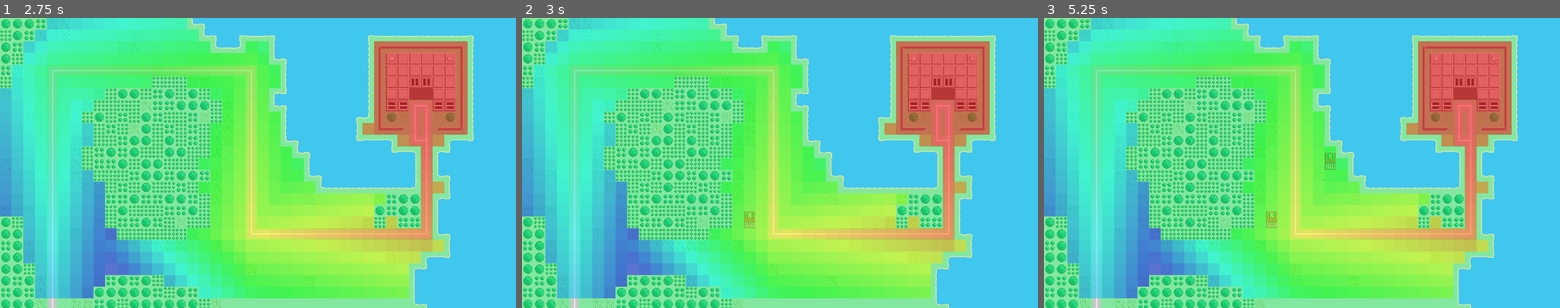
Above: before the commit, frames 1-3 (left to right).
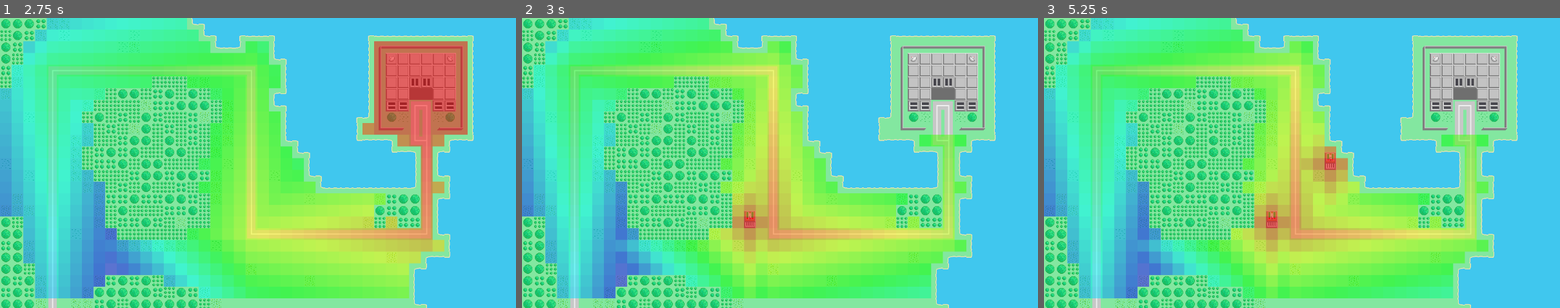
Above: after the commit, the same moments.

Repository: yoru-san/formation-ia-tower-defense
Game: Godot game, scene res://Main.tscn
Two runs of this game, one before a commit and one after it. Both use one fixed random seed, a clock stepped at 60 frames per second and the inputs below.
Inputs (mouse positions are in pixels of both pictures, inside the frame that each line leads up to):
- Up to frame 1 (2.75 s): tap Enter at 0.5, 2 s; move the mouse to (371, 148) at 0.52 s; click (371, 148) at 0.67 s; tap Space at 1.25 s; move the mouse to (154, 177) at 1.27 s; click (154, 177) at 1.42 s; move the mouse to (309, 99) at 2.02 s; click (309, 99) at 2.17 s
- Up to frame 2 (3 s): tap Space at 2.75 s; move the mouse to (754, 221) at 2.77 s; click (754, 221) at 2.92 s
- Up to frame 3 (5.25 s): tap Enter at 3.5 s; move the mouse to (1456, 206) at 3.52 s; click (1456, 206) at 3.67 s; tap Space at 4.25 s; move the mouse to (1147, 119) at 4.27 s; click (1147, 119) at 4.42 s; move the mouse to (1327, 163) at 5.02 s; click (1327, 163) at 5.17 s

Frame 1 is identical in both runs. In frame 2, 36% of the frame differs, in the area x 4-91%, y 0-97%; in frame 3, 36%.

Commit message:
entity lookup and dijkstra maps by tag

Diff:
--- a/Main.tscn
+++ b/Main.tscn
@@ -6,7 +6,6 @@
 [ext_resource path="res://WorldMap.gd" type="Script" id=4]
 [ext_resource path="res://shmup29x29.tres" type="TileSet" id=5]
 [ext_resource path="res://TileMapLookup.gd" type="Script" id=6]
-[ext_resource path="res://TileMapEntity.gd" type="Script" id=7]
 [ext_resource path="res://DebugDrawing.gd" type="Script" id=8]
 
 [node name="Main" type="Node2D"]
@@ -32,10 +31,7 @@
 }
 
 [node name="Base" parent="World" instance=ExtResource( 1 )]
-position = Vector2( 928, 58 )
-script = ExtResource( 7 )
-width = 8
-height = 8
+position = Vector2( 928, 64 )
 tag = "base"
 
 [node name="DebugDrawing" type="Node2D" parent="."]
--- a/TileMapEntity.gd
+++ b/TileMapEntity.gd
@@ -2,6 +2,6 @@
 class_name TileMapEntity
 
 # Declare member variables here. Examples:
-export (int) var width
-export (int) var height
+export (int) var width = 1
+export (int) var height = 1
 export (String) var tag
--- a/WorldMap.gd
+++ b/WorldMap.gd
@@ -6,13 +6,13 @@
 var tile_map
 var dijkstra = {}
 var graphs = {}
+var entity_lookups = {}
 
 func _ready():
 	for x in range(width):
 		entities.append([])
 		entities[x].resize(height)
 	tile_map = get_node("TileMap")
-	dijkstra['distance_to_base'] = DijkstraMap.new()
 	graphs['cost'] = []
 	for x in range(width):
 		graphs['cost'].append([])
@@ -43,14 +43,20 @@
 		for x in range(tilemap_entity.width):
 			for y in range(tilemap_entity.height):
 				entity_positions.append(Vector2(tile_pos.x + x, tile_pos.y + y))
+		if tilemap_entity.tag:
+			if !entity_lookups.has(tilemap_entity.tag): entity_lookups[tilemap_entity.tag] = []
+			if !dijkstra.has('distance_to_%s' % tilemap_entity.tag): dijkstra['distance_to_%s' % tilemap_entity.tag] = DijkstraMap.new()
+
 	else: entity_positions.append(tile_pos)
 	for pos in entity_positions:
 		entities[pos.x][pos.y] = entity
 		graphs['cost'][pos.x][pos.y] = null
+		if tilemap_entity && tilemap_entity.tag:
+			entity_lookups[tilemap_entity.tag].append(pos)
 
-	if (tilemap_entity && tilemap_entity.tag == 'base'):
-		dijkstra['distance_to_base'].calculate(entity_positions, graphs['cost'])
+	if tilemap_entity && tilemap_entity.tag:
+		dijkstra['distance_to_%s' % tilemap_entity.tag].calculate(entity_lookups[tilemap_entity.tag], graphs['cost'])
+		get_node("../DebugDrawing").dijkstra(dijkstra['distance_to_%s' % tilemap_entity.tag], tile_map.cell_size)
 
 	entity.position = Vector2(tile_pos.x * tile_map.cell_size.x, tile_pos.y * tile_map.cell_size.y)
 	entity.z_index = tile_pos.y
-	get_node("../DebugDrawing").dijkstra(dijkstra['distance_to_base'], tile_map.cell_size)
--- a/entities/Base.tscn
+++ b/entities/Base.tscn
@@ -1,8 +1,12 @@
-[gd_scene load_steps=2 format=2]
+[gd_scene load_steps=3 format=2]
 
 [ext_resource path="res://shmup29x29.tres" type="TileSet" id=1]
+[ext_resource path="res://TileMapEntity.gd" type="Script" id=2]
 
 [node name="Base" type="Area2D"]
+script = ExtResource( 2 )
+width = 8
+height = 8
 
 [node name="TileMap" type="TileMap" parent="."]
 tile_set = ExtResource( 1 )
--- a/entities/Missile Tower.tscn
+++ b/entities/Missile Tower.tscn
@@ -1,8 +1,11 @@
-[gd_scene load_steps=2 format=2]
+[gd_scene load_steps=3 format=2]
 
 [ext_resource path="res://sprites/M484VerticalShmupSet1-29x29.png" type="Texture" id=1]
+[ext_resource path="res://TileMapEntity.gd" type="Script" id=2]
 
 [node name="Tower" type="Area2D"]
+script = ExtResource( 2 )
+tag = "tower"
 
 [node name="Sprite3" type="Sprite" parent="."]
 texture = ExtResource( 1 )
Not shown: 1 places in Main.tscn that only renumber resources
